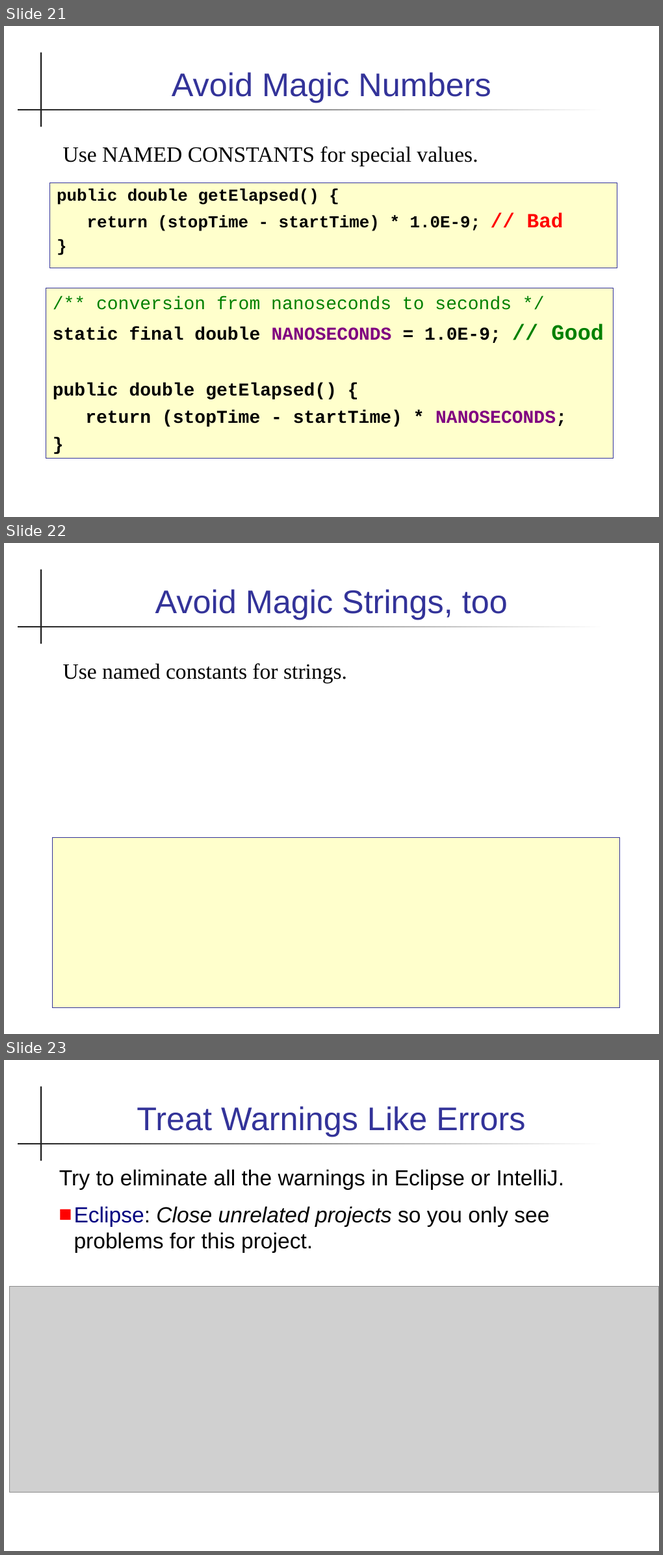
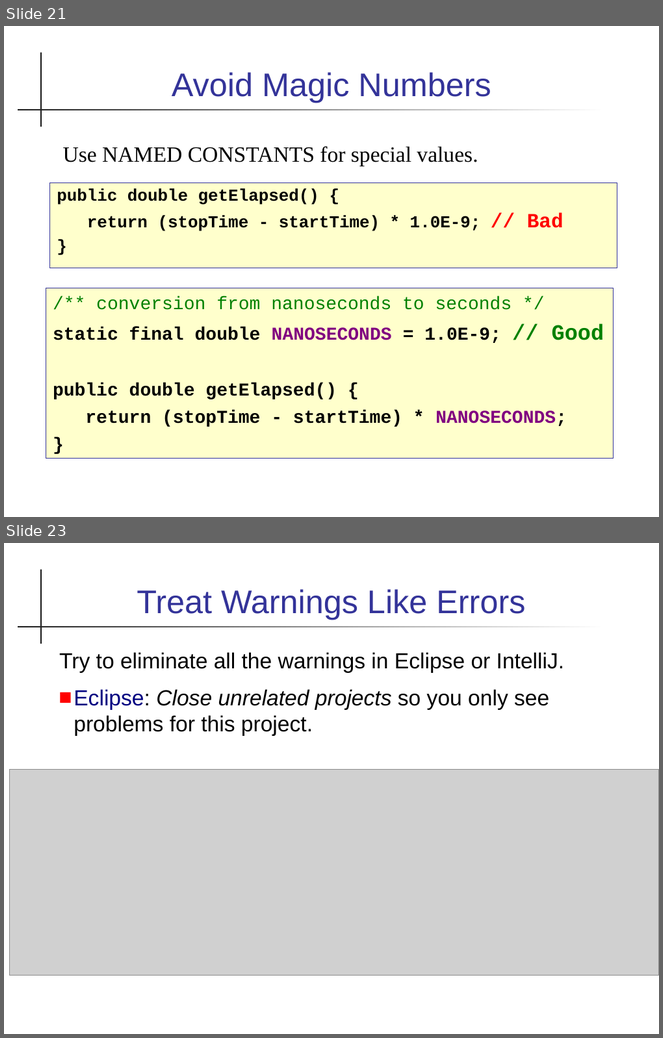
Before and after one commit to skeoop/skeoop.github.io, a slide deck: week5/Coding-Guidelines.ppt. Shown one above the other, each under a label of ours: slides 21, 22 and 23 before the commit, slides 21 and 23 after it; the slides between them are not shown. The pictures are 663x1555 and 663x1038 pixels, drawn with LibreOffice and Linux fonts; fonts in the diff are those of the drawing; grey boxes stand for pictures. Boxes give left, top, right and bottom in pixels: in the first picture for what was removed or moved away, otherwise in the second. Text is boxed around its words. In the diff, an @@ line names an element or a change of style, - is before the commit and + after.

```diff
--- a/week5/Coding-Guidelines.ppt
+++ b/week5/Coding-Guidelines.ppt
@@ slide 22 removed at bbox=[4, 543, 659, 1034], background #FFFFFF; not listed: 2 template elements that a slide beside it also shows @@
@@ title removed at bbox=[155, 589, 508, 620] @@
-Avoid Magic Strings, too
@@ text removed at bbox=[63, 663, 347, 683] @@
-Use named constants for strings.
@@ rectangle removed at bbox=[53, 838, 620, 1008] @@
```
Also in this commit, not shown: 6 slides changed, 1 slide added, 1 other file.
